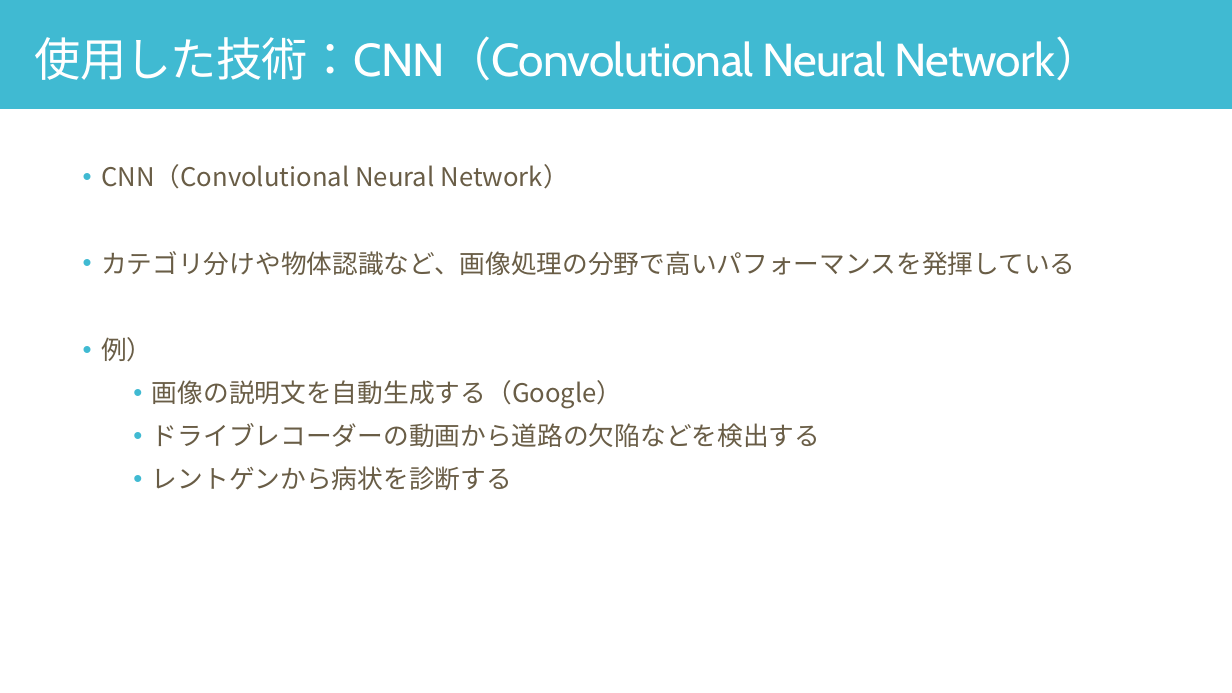
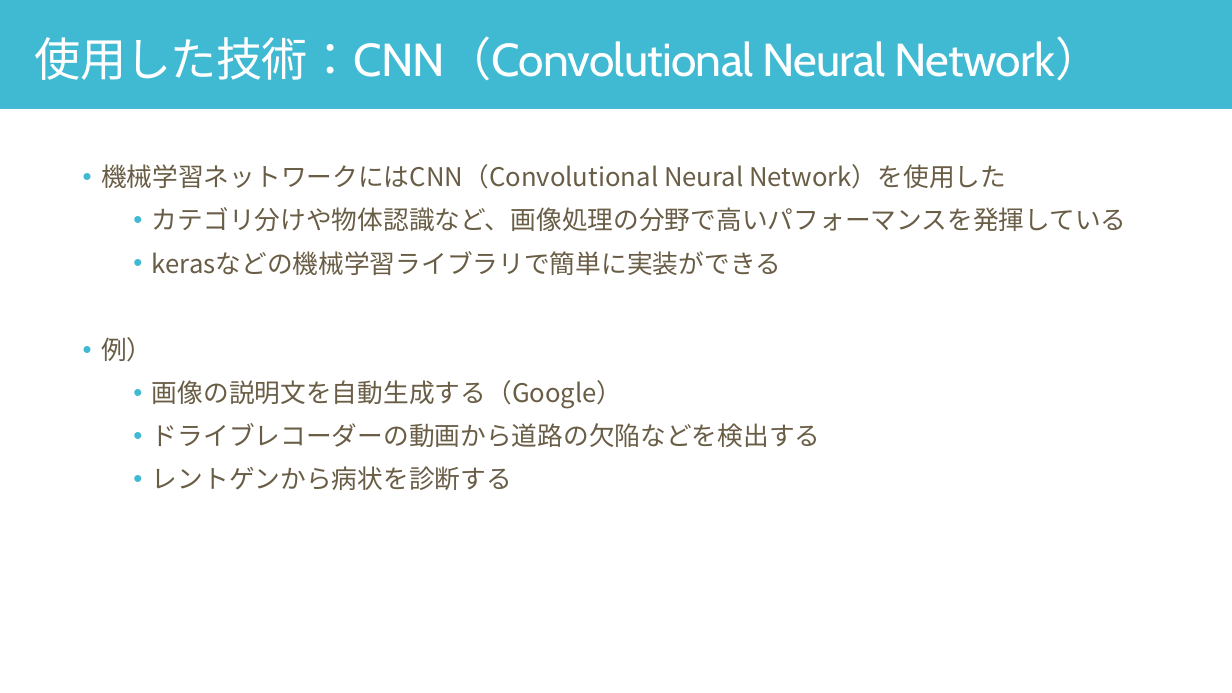
Before and after one commit to yuu5322/sci23, a slide deck: slide 12 of 口頭試問.pptx. Drawn at 1232x693 pixels with LibreOffice and Linux fonts; fonts in the diff are those of the drawing. Boxes give left, top, right and bottom in pixels: in the first picture for what was removed or moved away, otherwise in the second. Text is boxed around its words. In the diff, an @@ line names an element or a change of style, - is before the commit and + after.

```diff
--- a/口頭試問.pptx
+++ b/口頭試問.pptx
@@ text at <box>101,164,1006,189</box>: text changed @@
-• CNN（Convolutional Neural Network）
+• 機械学習ネットワークにはCNN（Convolutional Neural Network）を使用した
@@ text at <box>152,207,1127,231</box>: list level 1 to 2 in "カテゴリ分けや物体認識など、画像処理の分野で高いパフォーマンスを発揮している" @@
@@ text at <box>152,251,781,275</box>: paragraph added @@
+  • kerasなどの機械学習ライブラリで簡単に実装ができる
```
Also in this commit, not shown: 4 other slides changed, 4 slides added, 7 slides removed.
